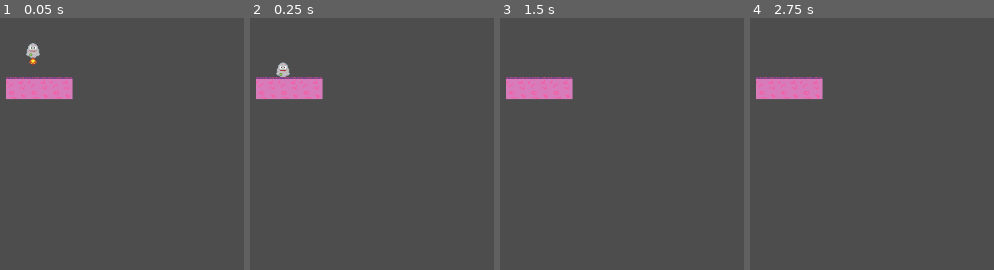
Above: before the commit, frames 1-4 (left to right).
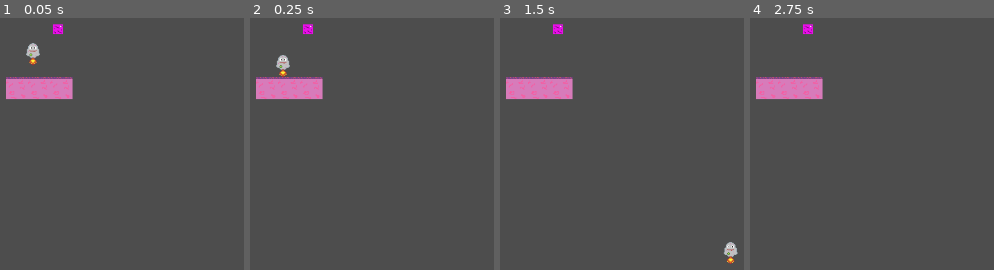
Above: after the commit, the same moments.

Repository: BigMouthInc/CS-IMGD4100GameJam
Game: Godot game, scene res://Scenes/main.tscn
Same seed, same stepped clock (60 frames per second), same inputs: the game is played once before the commit and once after it.
Inputs:
- Up to frame 1 (0.05 s): no input
- Up to frame 2 (0.25 s): no input
- Up to frame 3 (1.5 s): hold D (move_right) from 0.53 s (still down); tap W (jump) at 0.77 s; tap Enter at 1.25 s
- Up to frame 4 (2.75 s): tap W (jump) at 1.52 s; tap Space at 2 s; release D (move_right) at 2.03 s; hold A (move_left) from 2.03 s (still down)

The runs differ from the first frame. In frame 1, 0.2% of the frame differs, in the area x 21-26%, y 2-7%; in frame 2, 0.5%, in the area x 10-26%, y 2-24%; in frame 3, 0.5%; in frame 4, 0.2%.

Commit message:
Tilemap collisions

Diff:
--- a/cs-imgd-4100-game-jam!/Scenes/main.tscn
+++ b/cs-imgd-4100-game-jam!/Scenes/main.tscn
@@ -1,14 +1,17 @@
-[gd_scene load_steps=5 format=3 uid="uid://cohhxoscsqtkv"]
+[gd_scene load_steps=6 format=3 uid="uid://cohhxoscsqtkv"]
 
 [ext_resource type="PackedScene" uid="uid://ed14snjo0hx4" path="res://Scenes/player.tscn" id="1_jjgbg"]
 [ext_resource type="Texture2D" uid="uid://sudloqmybqdx" path="res://Assets/Dirt.png" id="2_bo1nx"]
+[ext_resource type="PackedScene" uid="uid://itvfh853o02w" path="res://Scenes/block.tscn" id="3_8gbba"]
 
 [sub_resource type="TileSetAtlasSource" id="TileSetAtlasSource_8gbba"]
 texture = ExtResource("2_bo1nx")
 0:0/size_in_atlas = Vector2i(2, 2)
 0:0/0 = 0
+0:0/0/physics_layer_0/polygon_0/points = PackedVector2Array(-15.827568, -15.827568, 15.827566, -15.827568, 16.007425, 16.367144, -16.007427, 16.187284)
 
 [sub_resource type="TileSet" id="TileSet_jjvhh"]
+physics_layer_0/collision_layer = 1
 sources/0 = SubResource("TileSetAtlasSource_8gbba")
 
 [node name="Main" type="Node2D"]
@@ -22,3 +25,6 @@
 layer_0/tile_data = PackedInt32Array(65538, 0, 0, 65536, 0, 0, 65540, 0, 0)
 
 [node name="Camera2D" type="Camera2D" parent="."]
+
+[node name="Block" parent="." instance=ExtResource("3_8gbba")]
+position = Vector2(67, -61)
--- a/cs-imgd-4100-game-jam!/Scenes/player.tscn
+++ b/cs-imgd-4100-game-jam!/Scenes/player.tscn
@@ -1,6 +1,6 @@
 [gd_scene load_steps=6 format=3 uid="uid://ed14snjo0hx4"]
 
-[ext_resource type="Script" uid="uid://72ktm2hio2eq" path="res://Scenes/player.gd" id="1_cvnsp"]
+[ext_resource type="Script" uid="uid://72ktm2hio2eq" path="res://Scripts/player.gd" id="1_cvnsp"]
 [ext_resource type="Texture2D" uid="uid://bctet3wny5c0y" path="res://Assets/Player.png" id="1_v0iea"]
 
 [sub_resource type="AtlasTexture" id="AtlasTexture_cvnsp"]
@@ -18,8 +18,9 @@
 "speed": 5.0
 }]
 
-[sub_resource type="CircleShape2D" id="CircleShape2D_vgqql"]
-radius = 9.0
+[sub_resource type="CapsuleShape2D" id="CapsuleShape2D_cvnsp"]
+radius = 7.0
+height = 32.0
 
 [node name="Player" type="CharacterBody2D"]
 script = ExtResource("1_cvnsp")
@@ -29,5 +30,4 @@
 animation = &"idle"
 
 [node name="CollisionShape2D" type="CollisionShape2D" parent="."]
-position = Vector2(0, -4)
-shape = SubResource("CircleShape2D_vgqql")
+shape = SubResource("CapsuleShape2D_cvnsp")
